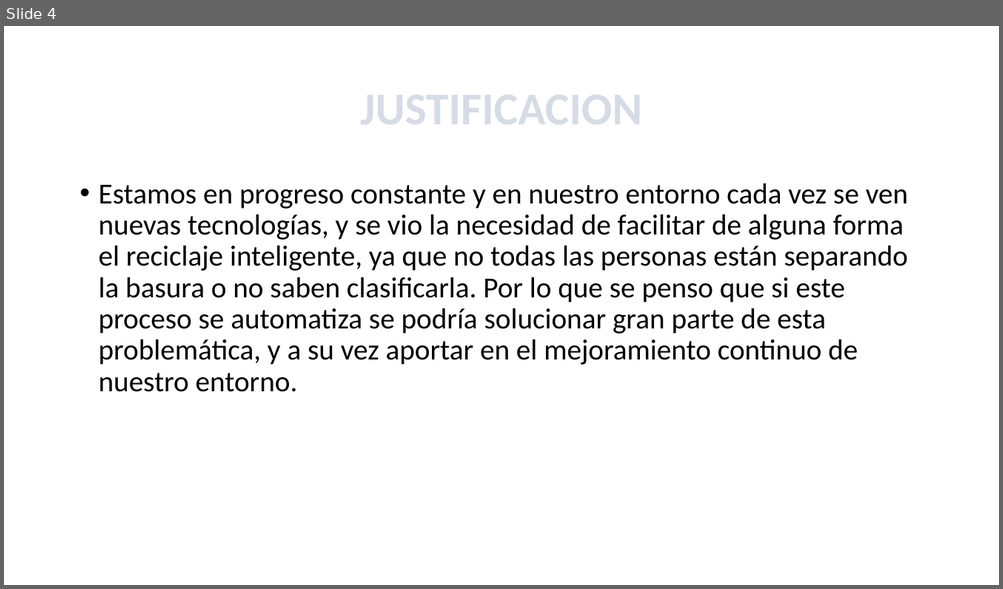
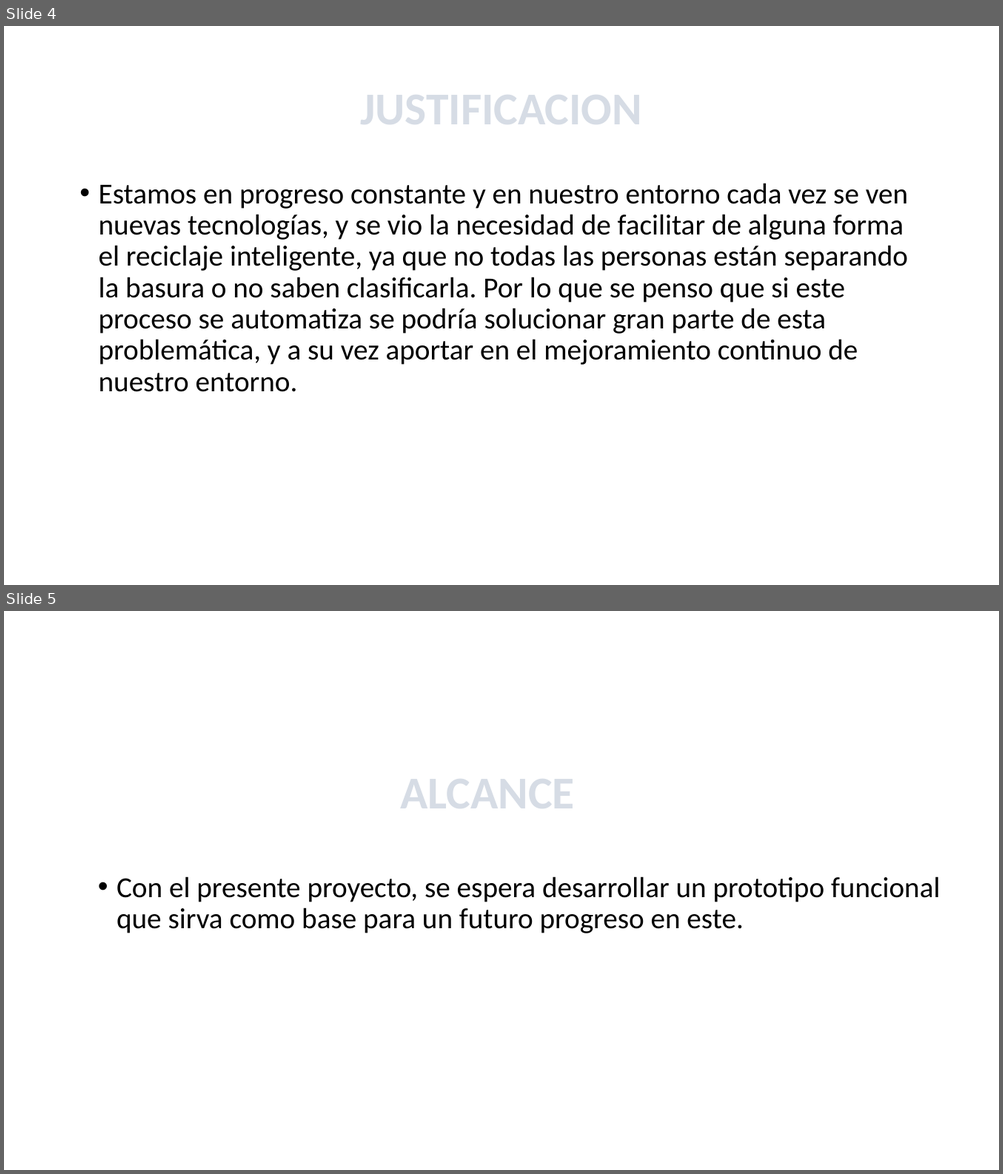
Before and after one commit to Kathar6/A.R.I, a slide deck: RECICLAJE INTELIGENTE.pptx. Shown one above the other, each under a label of ours: slide 4 before the commit, slides 4 and 5 after it. The pictures are 1003x589 and 1003x1174 pixels, drawn with LibreOffice and Linux fonts; fonts in the diff are those of the drawing; background and template pictures are left out. Boxes give left, top, right and bottom in pixels: in the first picture for what was removed or moved away, otherwise in the second. Text is boxed around its words. In the diff, an @@ line names an element or a change of style, - is before the commit and + after.

```diff
--- a/RECICLAJE INTELIGENTE.pptx
+++ b/RECICLAJE INTELIGENTE.pptx
@@ slide 5 added at <box>4,611,999,1170</box>, background picture (left out) @@
@@ title added at <box>400,779,575,809</box>, 44 pt, text pattern #44546A on #D6DCE5, bold @@
+ALCANCE
@@ text added at <box>116,877,940,934</box>, 28 pt, text #000000 @@
+• Con el presente proyecto, se espera desarrollar un prototipo funcional que sirva como base para un futuro progreso en este.
```
Also in this commit, not shown: 2 other slides added, 1 slide removed, 3 other files.
